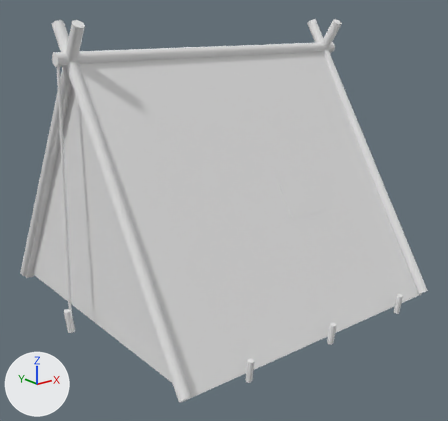
Renders of the glTF model game/assets/props/blender/tent.glb from each side of a commit.
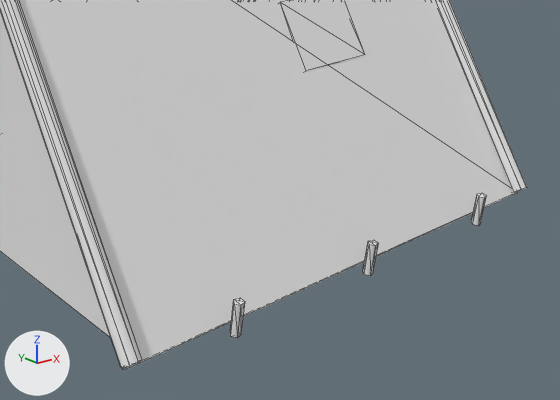
Each version appears first whole from a 50 mm lens placed at (-3.19, -4.09, 2.3), pointed at (-0.03, -0.14, 0.72), and next in a close-up on the part from 23% to 100% of the width and 42% to 100% of the height. Every picture has the same lights, and +X, +Y and +Z are marked at lower left. The last two pictures show the newer version. The close-ups show mesh edges as thin lines. Vertices at exactly the same position are counted once.

The older version as bpy lines, for what is in view:
```python
me_tent = bpy.data.meshes.new('tent')
me_tent.from_pydata(...)  # 260 vertices, 420 faces; spans x -1.47..1.46, y -1.41..1.41, z -0.04..2.27
me_tent.materials.append(mat_structures_atlas)  # white #e7e7e7
ob_tent = bpy.data.objects.new('tent', me_tent)
ob_tent.location = (0.0, 0.0, 0.0)
```
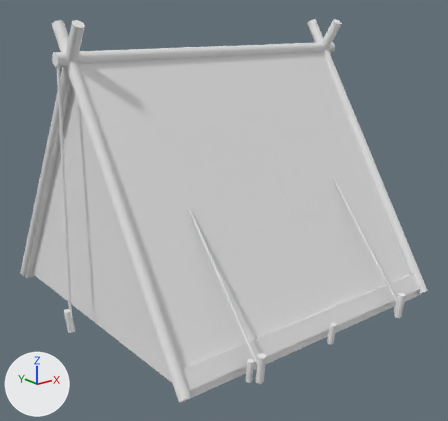
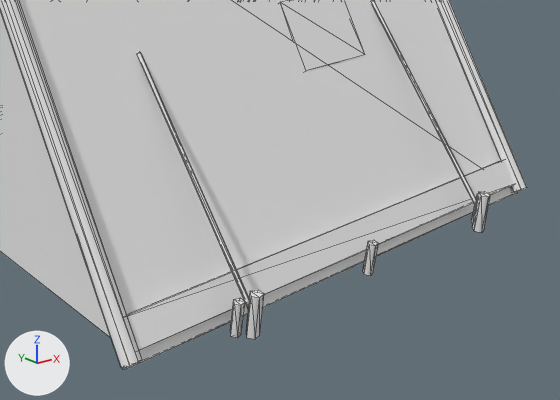
What differs and where, as boxes [x1, y1, x2, y2] in the close-ups (560 x 400 px):
part 1 of me_tent, added: after [472, 191, 491, 232]
part 2 of me_tent, added: after [246, 290, 264, 339]
part 3 of me_tent, built on: after [127, 0, 514, 350]

The change in detail:
me_tent is used by ob_tent; location (0.0, 0.0, 0.0).
me_tent had 260 vertices, 420 faces and spanned x -1.47..1.46, y -1.41..1.41, z -0.04..2.27.
me_tent now has 348 vertices, 556 faces and spans x -1.47..1.46, y -1.47..1.47, z -0.04..2.27.
me_tent part 1: the loose piece of 10 vertices spanning x -0.03..0.02, y -1.41..-1.35, z -0.02..0.14 is copied, and the copy is scaled about its middle by (1.2, 1.15, 1.25), then moved by (0.75, -0.05, 0.02); it spans x 0.72..0.77, y -1.47..-1.39, z -0.02..0.18.
me_tent part 2: the loose piece of 10 vertices spanning x -0.03..0.02, y -1.41..-1.35, z -0.02..0.14 is copied, and the copy is scaled about its middle by (1.2, 1.15, 1.25), then moved by (-0.75, -0.05, 0.02); it spans x -0.78..-0.73, y -1.47..-1.39, z -0.02..0.18.
Part 3, on me_tent:
3 faces are deleted.
45 vertices are added at x -1.28..0.77, y -1.43..1.45, z -0.02..1.01.
8 new vertices lie (2.56, 0.0, 0.0) away from vertices in x -1.28, y -1.29..1.29, z 0.01..0.16.
5 new vertices lie (0.0, 0.02, 0.2) away from vertices in x 0.72..0.77, y 1.39..1.45, z -0.02.
91 new faces join them.
Other edits to the shape of me_tent do not show in these pictures.
